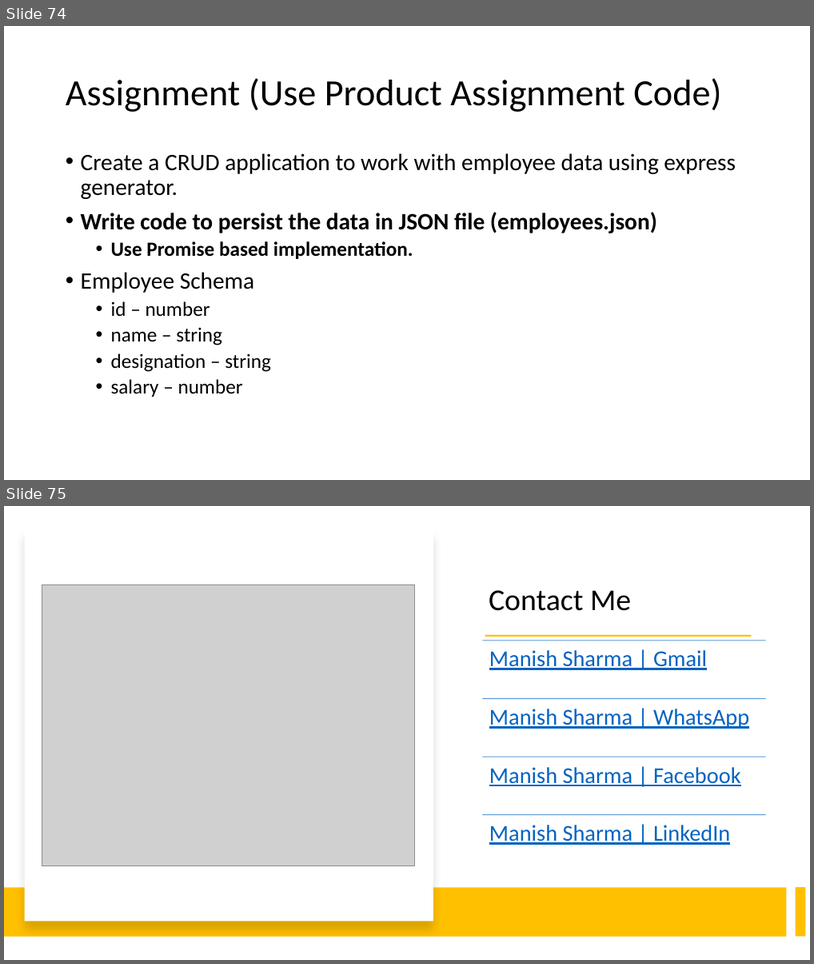
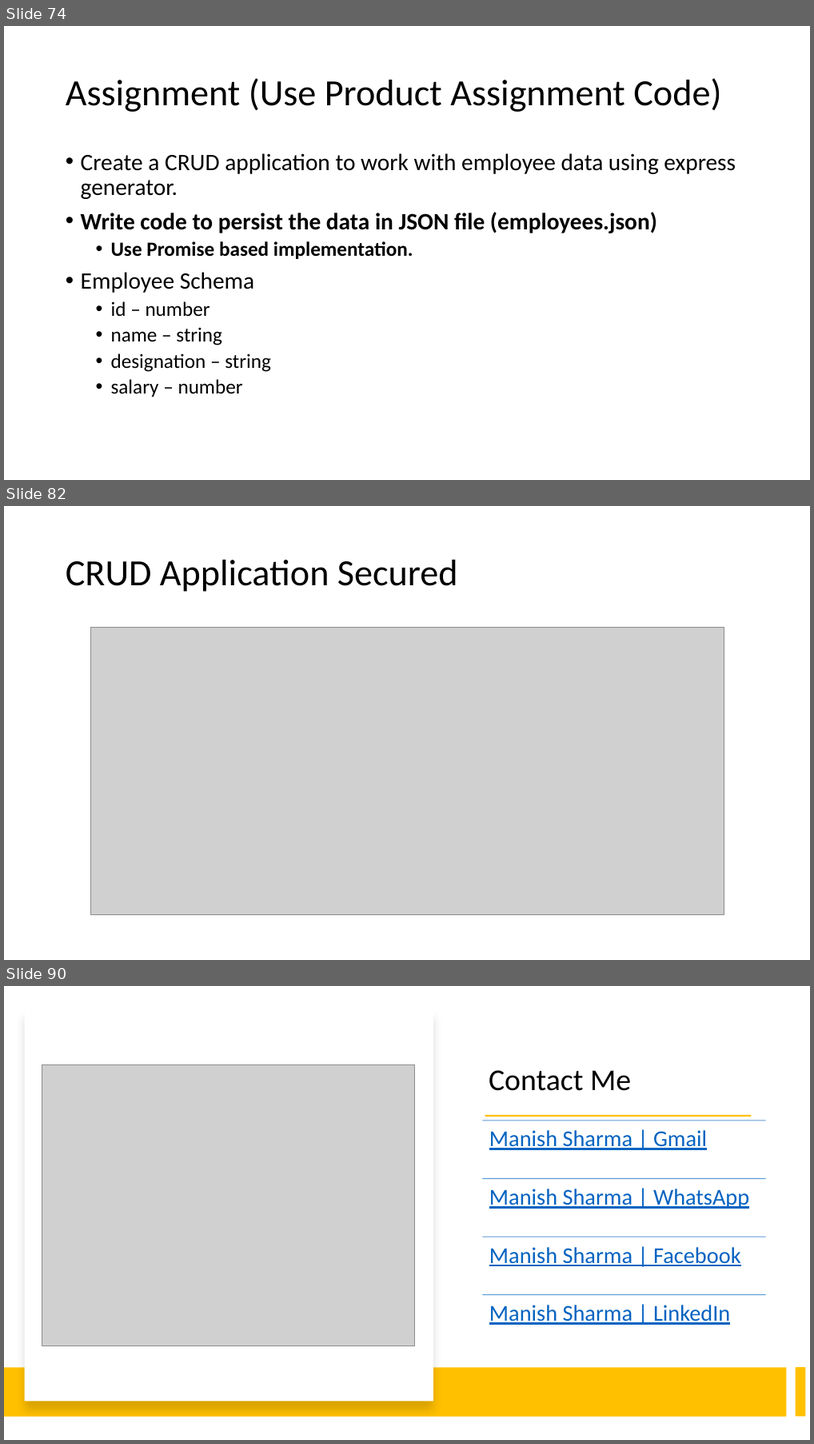
Before and after one commit to explore-with-manish/im-jan24, a slide deck: Node/Notes/Node.pptx. Shown one above the other, each under a label of ours: slides 74 and 75 before the commit, slides 74, 82 and 90 after it; the slides between them are not shown. The pictures are 814x964 and 814x1444 pixels, drawn with LibreOffice and Linux fonts; fonts in the diff are those of the drawing; grey boxes stand for pictures. Boxes give left, top, right and bottom in pixels: in the first picture for what was removed or moved away, otherwise in the second. Text is boxed around its words. In the diff, an @@ line names an element or a change of style, - is before the commit and + after.

```diff
--- a/Node/Notes/Node.pptx
+++ b/Node/Notes/Node.pptx
@@ slide 82 added at (x1=4, y1=506, x2=810, y2=960), background #FFFFFF @@
@@ title added at (x1=66, y1=560, x2=458, y2=592), 44 pt, text #000000 @@
+CRUD Application Secured
@@ picture added at (x1=90, y1=627, x2=724, y2=915) @@
@@ what was slide 75 is now slide 90 @@
```
Also in this commit, not shown: 14 other slides added, 20 other files.
